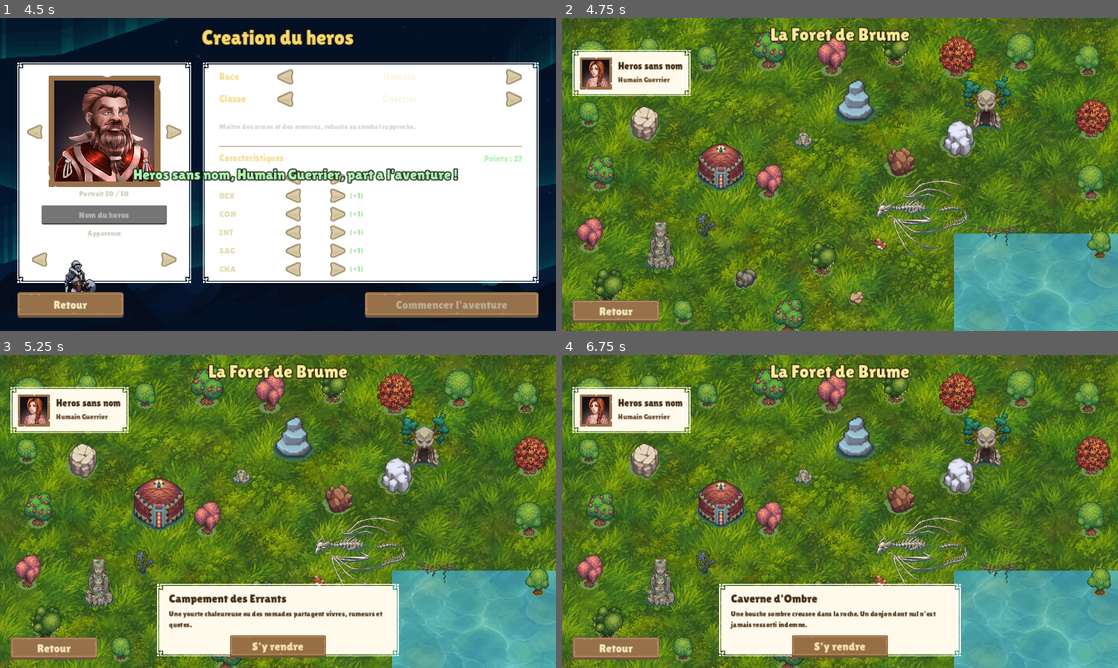
Above: before the commit, frames 1-4 (two rows, left to right).
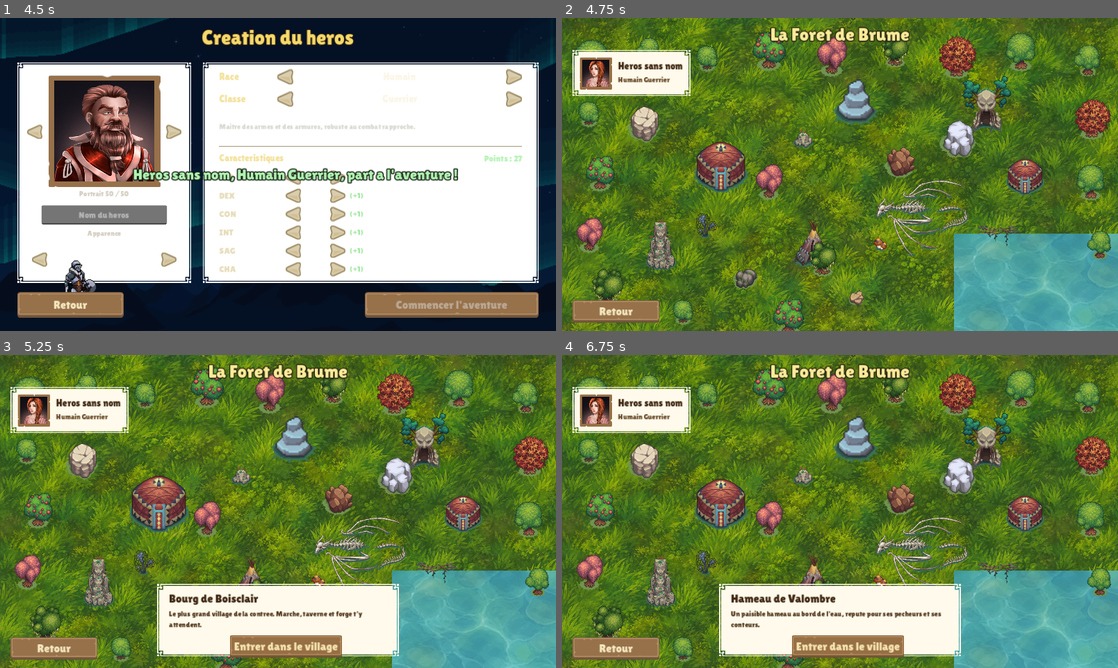
Above: after the commit, the same moments.

Repository: libertysand1982-png/Sand
Game: Godot game, scene res://scenes/MainMenu.tscn
The game is run twice, just before and just after one commit, with the same random seed, the same clock (stepped at 60 frames per second) and the same inputs.
Inputs (mouse positions are in pixels of both pictures, inside the frame that each line leads up to):
- Up to frame 1 (4.5 s): click "Commencer l'aventure" at 0.5 s; click (105, 215) at 1.27 s; type "Alex" at 1.35 s; click "Retour" at 2 s; click "Commencer l'aventure" at 2.75 s; click "Commencer l'aventure" at 3.5 s; click (33, 130) at 4.25 s
- Up to frame 2 (4.75 s): no input
- Up to frame 3 (5.25 s): click (161, 505) at 5.02 s
- Up to frame 4 (6.75 s): click (984, 442) at 5.77 s; click (812, 583) at 6.52 s

Frame 1 is identical in both runs. In frame 2, 1.6% of the frame differs, in the area x 23-87%, y 39-80%; in frame 3, 3.0%, in the area x 23-87%, y 38-97%; in frame 4, 2.8%.

Commit message:
Villages cliquables sur la carte + scene de village isometrique medievale
Carte
- Ajoute 3 villages entrables (Bourg de Boisclair, Hameau de Valombre,
  Camp des Errants) ; "Entrer dans le village" charge la scene de village
- Coupe la musique de carte avant la transition

Village (nouvelle scene isometrique, pieces Kenney assets/objects)
- Sol pave en losange + maisons (mur + toit pierre & bois), echoppe,
  taverne, forge, porte du village, marche (caisses, foin, coffre, sacs)
- Profondeur auto (Node2D y_sort), garde anime (sprite chevalier)
- Batiments cliquables (taverne, forge, echoppe) avec panneau d'info
  et surelevation au survol ; bouton Retour a la carte
- CharacterData.destination transporte le nom du village

Co-Authored-By: Claude Opus 4.8 <noreply@anthropic.com>
Claude-Session: https://claude.ai/code/session_01TLGVXnnqbKy8wnyLpkQH7c

Diff:
--- /dev/null
+++ b/foret_de_brume/scenes/Village.tscn
@@ -0,0 +1,94 @@
+[gd_scene load_steps=5 format=3 uid="uid://foretvillage01"]
+
+[ext_resource type="Script" path="res://scripts/Village.gd" id="1_vil"]
+[ext_resource type="Texture2D" path="res://assets/terrain/ground/grass.png" id="2_grass"]
+[ext_resource type="Texture2D" path="res://assets/ui/panel.png" id="3_panel"]
+[ext_resource type="FontFile" path="res://assets/fonts/lilita_one_regular.ttf" id="4_font"]
+
+[node name="Village" type="Control"]
+layout_mode = 3
+anchors_preset = 15
+anchor_right = 1.0
+anchor_bottom = 1.0
+script = ExtResource("1_vil")
+
+[node name="Fond" type="TextureRect" parent="."]
+layout_mode = 1
+anchors_preset = 15
+anchor_right = 1.0
+anchor_bottom = 1.0
+texture = ExtResource("2_grass")
+stretch_mode = 1
+modulate = Color(0.55, 0.58, 0.5, 1)
+
+[node name="Voile" type="ColorRect" parent="."]
+layout_mode = 1
+anchors_preset = 15
+anchor_right = 1.0
+anchor_bottom = 1.0
+mouse_filter = 2
+color = Color(0.05, 0.05, 0.1, 0.25)
+
+[node name="IsoVillage" type="Node2D" parent="."]
+y_sort_enabled = true
+
+[node name="Hotspots" type="Control" parent="."]
+layout_mode = 1
+anchors_preset = 15
+anchor_right = 1.0
+anchor_bottom = 1.0
+mouse_filter = 2
+
+[node name="Titre" type="Label" parent="."]
+layout_mode = 1
+anchor_right = 1.0
+offset_top = 14.0
+offset_bottom = 64.0
+theme_override_colors/font_color = Color(0.98, 0.92, 0.6, 1)
+theme_override_colors/font_outline_color = Color(0.1, 0.07, 0.03, 1)
+theme_override_constants/outline_size = 7
+theme_override_fonts/font = ExtResource("4_font")
+theme_override_font_sizes/font_size = 40
+text = "Village"
+horizontal_alignment = 1
+
+[node name="PanneauInfo" type="NinePatchRect" parent="."]
+visible = false
+modulate = Color(1, 0.98, 0.92, 1)
+offset_left = 326.0
+offset_top = 474.0
+offset_right = 826.0
+offset_bottom = 614.0
+texture = ExtResource("3_panel")
+patch_margin_left = 16
+patch_margin_top = 16
+patch_margin_right = 16
+patch_margin_bottom = 16
+
+[node name="NomLieu" type="Label" parent="PanneauInfo"]
+offset_left = 24.0
+offset_top = 16.0
+offset_right = 476.0
+offset_bottom = 50.0
+theme_override_colors/font_color = Color(0.25, 0.16, 0.08, 1)
+theme_override_fonts/font = ExtResource("4_font")
+theme_override_font_sizes/font_size = 24
+text = "Lieu"
+
+[node name="Desc" type="Label" parent="PanneauInfo"]
+offset_left = 24.0
+offset_top = 54.0
+offset_right = 476.0
+offset_bottom = 124.0
+theme_override_colors/font_color = Color(0.32, 0.22, 0.12, 1)
+theme_override_font_sizes/font_size = 15
+text = "Description"
+autowrap_mode = 3
+
+[node name="BtnRetour" type="Button" parent="."]
+custom_minimum_size = Vector2(220, 48)
+offset_left = 22.0
+offset_top = 584.0
+offset_right = 242.0
+offset_bottom = 632.0
+text = "Retour a la carte"
--- a/foret_de_brume/scripts/CharacterData.gd
+++ b/foret_de_brume/scripts/CharacterData.gd
@@ -9,6 +9,9 @@
 var classe_nom: String = "Guerrier"
 var portrait_index: int = 1
 var chevalier_index: int = 0
+
+# Destination choisie sur la carte (nom du village a visiter)
+var destination: String = "Village"
 
 # Caracteristiques D&D : FOR, DEX, CON, INT, SAG, CHA
 var stats: Dictionary = {
--- /dev/null
+++ b/foret_de_brume/scripts/Village.gd
@@ -0,0 +1,132 @@
+extends Control
+## Scene de village en diorama isometrique medieval (pieces Kenney).
+## Sol pave + maisons (mur + toit), marche, portail, garde anime.
+
+# --- Parametres isometriques (ajustables) ---
+const SCALE := 0.52
+const ISO_W := 66.0           # demi-largeur du losange
+const ISO_H := 33.0           # demi-hauteur du losange
+const ORIGINE := Vector2(576, 250)
+const ANCRE_Y := 30.0
+
+const SOLS := ["stone_E", "stoneTile_E", "dirt_E", "planks_E"]
+
+# Batiments : nom, cellule, recette (bas -> haut), cliquable, description.
+const BATIMENTS := [
+	{"nom": "Taverne du Sanglier", "cell": Vector2(0, 0), "recette": ["woodWall_E", "roofSingleWall_E"],
+		"clic": true, "desc": "On y boit, on y chante, et l'aubergiste connait toutes les rumeurs du pays."},
+	{"nom": "Forge de Maitre Aldric", "cell": Vector2(2, 0), "recette": ["stoneWall_E", "roof_E"],
+		"clic": true, "desc": "Le martele du forgeron resonne jour et nuit. Armes et armures sur commande."},
+	{"nom": "Echoppe du Marche", "cell": Vector2(4, 2), "recette": ["stoneWallWindow_E", "roof_E"],
+		"clic": true, "desc": "Potions, parchemins et babioles venues des quatre coins du royaume."},
+	{"nom": "Maison", "cell": Vector2(4, 0), "recette": ["woodWallWindow_E", "roofSingle_E"], "clic": false, "desc": ""},
+	{"nom": "Maison", "cell": Vector2(0, 2), "recette": ["woodWallDoorClosed_E", "roofSingleWall_E"], "clic": false, "desc": ""},
+	{"nom": "Porte du village", "cell": Vector2(2, 4), "recette": ["stoneWallGateOpen_E"], "clic": false, "desc": ""},
+]
+
+# Decor isometrique : piece, cellule.
+const DECOR := [
+	{"piece": "stoneColumn_E", "cell": Vector2(4, 4)},
+	{"piece": "sacksCrate_E", "cell": Vector2(2, 2)},
+	{"piece": "hayBales_E", "cell": Vector2(1, 3)},
+	{"piece": "chestClosed_E", "cell": Vector2(3, 3)},
+	{"piece": "sack_E", "cell": Vector2(1, 1)},
+]
+
+var _garde: Sprite2D
+var _anim_t := 0.0
+var _sprites_bat := {}
+
+
+func _ready() -> void:
+	$Titre.text = CharacterData.destination
+	_construire_sol()
+	_construire_village()
+	_ajouter_garde()
+	$BtnRetour.pressed.connect(_on_retour)
+	$BtnRetour.mouse_entered.connect(Audio.play_hover)
+
+
+func _process(delta: float) -> void:
+	if _garde:
+		_anim_t += delta
+		if _anim_t >= 0.18:
+			_anim_t = 0.0
+			_garde.frame = (_garde.frame + 1) % 4
+
+
+func iso(cell: Vector2) -> Vector2:
+	return ORIGINE + Vector2((cell.x - cell.y) * ISO_W, (cell.x + cell.y) * ISO_H + ANCRE_Y)
+
+
+func _piece(nom: String, cell: Vector2) -> Sprite2D:
+	var s := Sprite2D.new()
+	s.texture = load("res://assets/iso/%s.png" % nom)
+	s.scale = Vector2(SCALE, SCALE)
+	s.position = iso(cell)
+	s.set_meta("base_y", s.position.y)
+	$IsoVillage.add_child(s)
+	return s
+
+
+func _construire_sol() -> void:
+	for c in range(5):
+		for r in range(5):
+			_piece(SOLS[(c + r) % SOLS.size()], Vector2(c, r))
+
+
+func _construire_village() -> void:
+	for d in DECOR:
+		_piece(d["piece"], d["cell"])
+	for i in BATIMENTS.size():
+		var b: Dictionary = BATIMENTS[i]
+		var sprites := []
+		for p in b["recette"]:
+			sprites.append(_piece(p, b["cell"]))
+		_sprites_bat[i] = sprites
+		if b.get("clic", false):
+			_creer_hotspot(i, b["cell"])
+
+
+func _ajouter_garde() -> void:
+	_garde = Sprite2D.new()
+	_garde.texture = load("res://assets/knights/knight%d_idle.png" % (CharacterData.chevalier_index + 1))
+	_garde.hframes = 4
+	_garde.scale = Vector2(1.6, 1.6)
+	_garde.position = iso(Vector2(2, 2)) + Vector2(0, 10)
+	$IsoVillage.add_child(_garde)
+
+
+func _creer_hotspot(idx: int, cell: Vector2) -> void:
+	var p := iso(cell)
+	var b := Button.new()
+	b.flat = true
+	b.focus_mode = Control.FOCUS_NONE
+	b.size = Vector2(130, 180)
+	b.position = p + Vector2(-65, -160)
+	b.mouse_entered.connect(_survol.bind(idx, true))
+	b.mouse_exited.connect(_survol.bind(idx, false))
+	b.pressed.connect(_selectionner.bind(idx))
+	$Hotspots.add_child(b)
+
+
+func _survol(idx: int, entre: bool) -> void:
+	if entre:
+		Audio.play_hover()
+	var dy := -12.0 if entre else 0.0
+	for s in _sprites_bat[idx]:
+		var base: float = s.get_meta("base_y")
+		var tw := create_tween()
+		tw.tween_property(s, "position:y", base + dy, 0.12).set_trans(Tween.TRANS_BACK)
+
+
+func _selectionner(idx: int) -> void:
+	Audio.play_click()
+	$PanneauInfo/NomLieu.text = BATIMENTS[idx]["nom"]
+	$PanneauInfo/Desc.text = BATIMENTS[idx]["desc"]
+	$PanneauInfo.visible = true
+
+
+func _on_retour() -> void:
+	Audio.play_click()
+	get_tree().change_scene_to_file("res://scenes/WorldMap.tscn")
--- a/foret_de_brume/scripts/WorldMap.gd
+++ b/foret_de_brume/scripts/WorldMap.gd
@@ -27,10 +27,14 @@
 	{"f": "Liana_bridges1_grass_shadow", "p": Vector2(905, 452)},
 ]
 
-# Lieux interactifs : nom, fichier, position, echelle, description.
+# Lieux interactifs : nom, fichier, position, echelle, description, village (entrable).
 const LIEUX := [
-	{"nom": "Campement des Errants", "f": "Yurt1_grass_shadow", "p": Vector2(330, 310), "e": 1.3,
-		"desc": "Une yourte chaleureuse ou des nomades partagent vivres, rumeurs et quetes."},
+	{"nom": "Bourg de Boisclair", "f": "Yurt1_grass_shadow", "p": Vector2(330, 310), "e": 1.4, "village": true,
+		"desc": "Le plus grand village de la contree. Marche, taverne et forge t'y attendent."},
+	{"nom": "Hameau de Valombre", "f": "Yurt2_grass_shadow", "p": Vector2(520, 470), "e": 1.15, "village": true,
+		"desc": "Un paisible hameau au bord de l'eau, repute pour ses pecheurs et ses conteurs."},
+	{"nom": "Camp des Errants", "f": "Yurt1_grass_shadow", "p": Vector2(960, 330), "e": 1.0, "village": true,
+		"desc": "Un campement de nomades dresse a l'oree de la foret. On y troque de tout."},
 	{"nom": "Caverne d'Ombre", "f": "Cave_entrance1_grass_shadow", "p": Vector2(880, 180), "e": 1.25,
 		"desc": "Une bouche sombre creusee dans la roche. Un donjon dont nul n'est jamais ressorti indemne."},
 	{"nom": "Pyramide Engloutie", "f": "Stone_pyramid1_grass_shadow", "p": Vector2(610, 175), "e": 3.0,
@@ -135,13 +139,21 @@
 	_lieu_courant = idx
 	$PanneauInfo/NomLieu.text = LIEUX[idx]["nom"]
 	$PanneauInfo/Desc.text = LIEUX[idx]["desc"]
+	$PanneauInfo/BtnVoyager.text = "Entrer dans le village" if LIEUX[idx].get("village", false) else "S'y rendre"
 	$PanneauInfo.visible = true
 
 
 func _on_voyager() -> void:
 	Audio.play_click()
-	if _lieu_courant >= 0:
-		print("Voyage vers : ", LIEUX[_lieu_courant]["nom"])
+	if _lieu_courant < 0:
+		return
+	var lieu: Dictionary = LIEUX[_lieu_courant]
+	if lieu.get("village", false):
+		$Musique.stop()
+		CharacterData.destination = lieu["nom"]
+		get_tree().change_scene_to_file("res://scenes/Village.tscn")
+	else:
+		print("Voyage vers : ", lieu["nom"])
 
 
 func _on_retour() -> void:
Binary file added: foret_de_brume/assets/iso/roofCorner_E.png
Binary file added: foret_de_brume/assets/iso/roofSingleWall_E.png
Binary file added: foret_de_brume/assets/iso/sacksCrate_E.png
Binary file added: foret_de_brume/assets/iso/stoneWallDoorClosed_E.png
Binary file added: foret_de_brume/assets/iso/stoneWallGateOpen_E.png
Binary file added: foret_de_brume/assets/terrain/objects/Yurt2_grass_shadow.png
